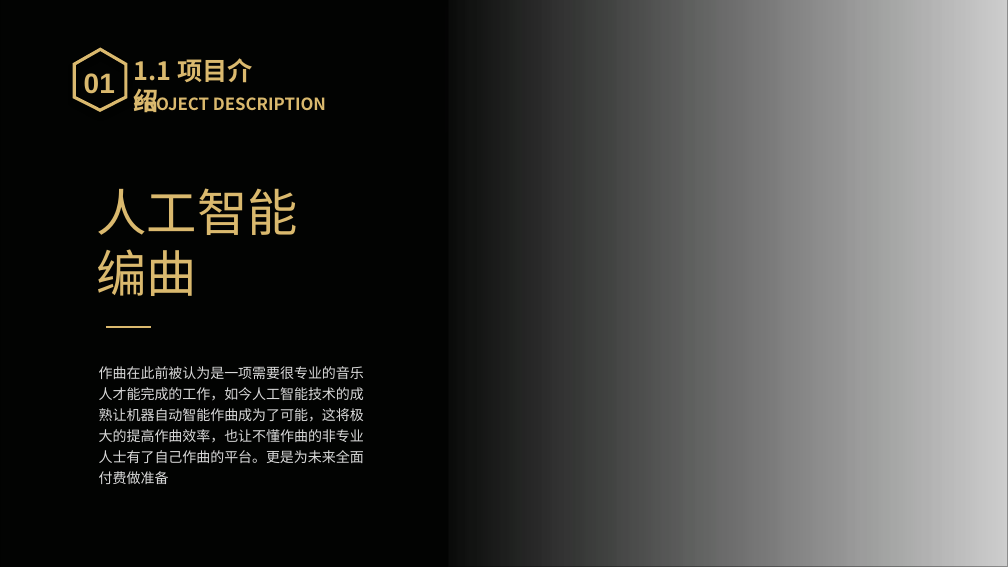
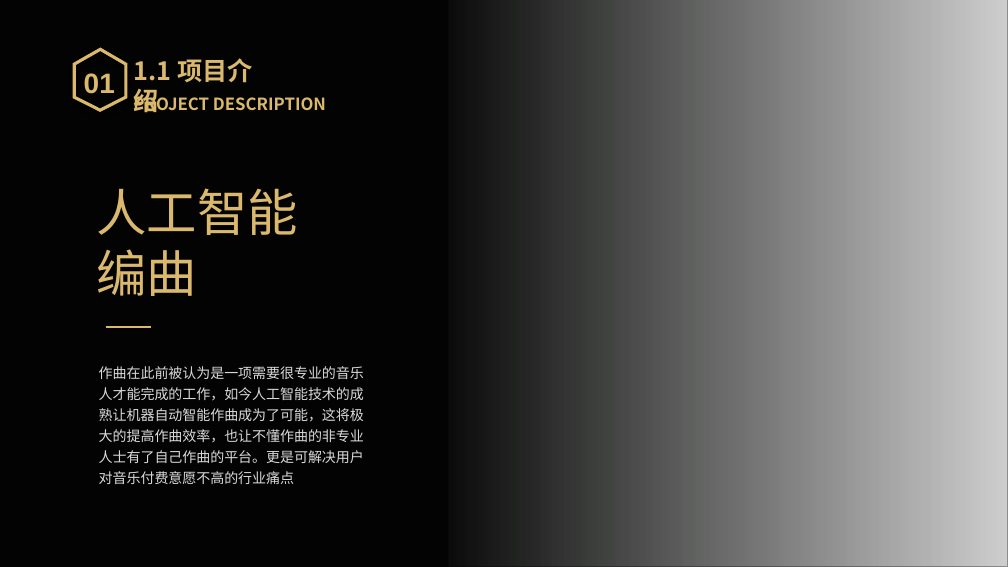
Before and after one commit to Reed942/Ai-Music, a slide deck: slide 2 of Documents/产品文档/产品需求文档/人工智能编曲.pptx. Drawn at 1008x567 pixels with LibreOffice and Linux fonts; fonts in the diff are those of the drawing; grey boxes stand for pictures. Boxes give left, top, right and bottom in pixels: in the first picture for what was removed or moved away, otherwise in the second. Text is boxed around its words. In the diff, an @@ line names an element or a change of style, - is before the commit and + after.

```diff
--- a/Documents/产品文档/产品需求文档/人工智能编曲.pptx
+++ b/Documents/产品文档/产品需求文档/人工智能编曲.pptx
@@ text at [99, 366, 364, 484]: text changed @@
-作曲在此前被认为是一项需要很专业的音乐人才能完成的工作，如今人工智能技术的成熟让机器自动智能作曲成为了可能，这将极大的提高作曲效率，也让不懂作曲的非专业人士有了自己作曲的平台。更是为未来全面付费做准备
+作曲在此前被认为是一项需要很专业的音乐人才能完成的工作，如今人工智能技术的成熟让机器自动智能作曲成为了可能，这将极大的提高作曲效率，也让不懂作曲的非专业人士有了自己作曲的平台。更是可解决用户对音乐付费意愿不高的行业痛点
```
Also in this commit, not shown: 8 other slides changed, 1 slide added.
